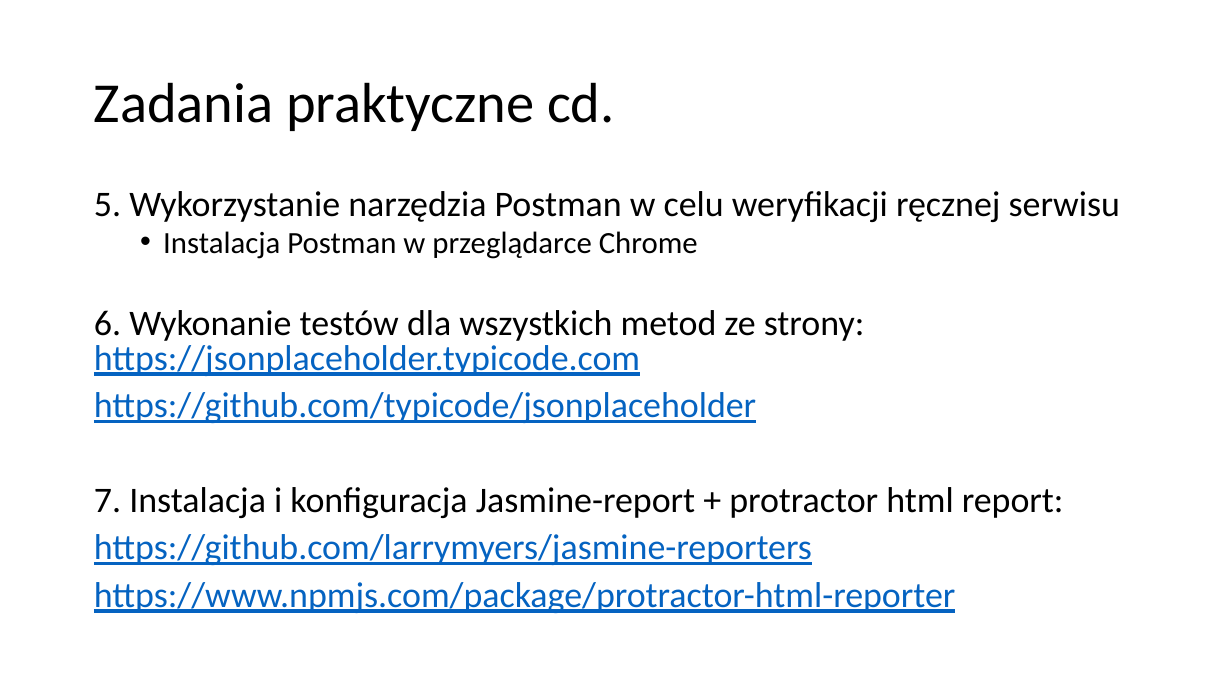
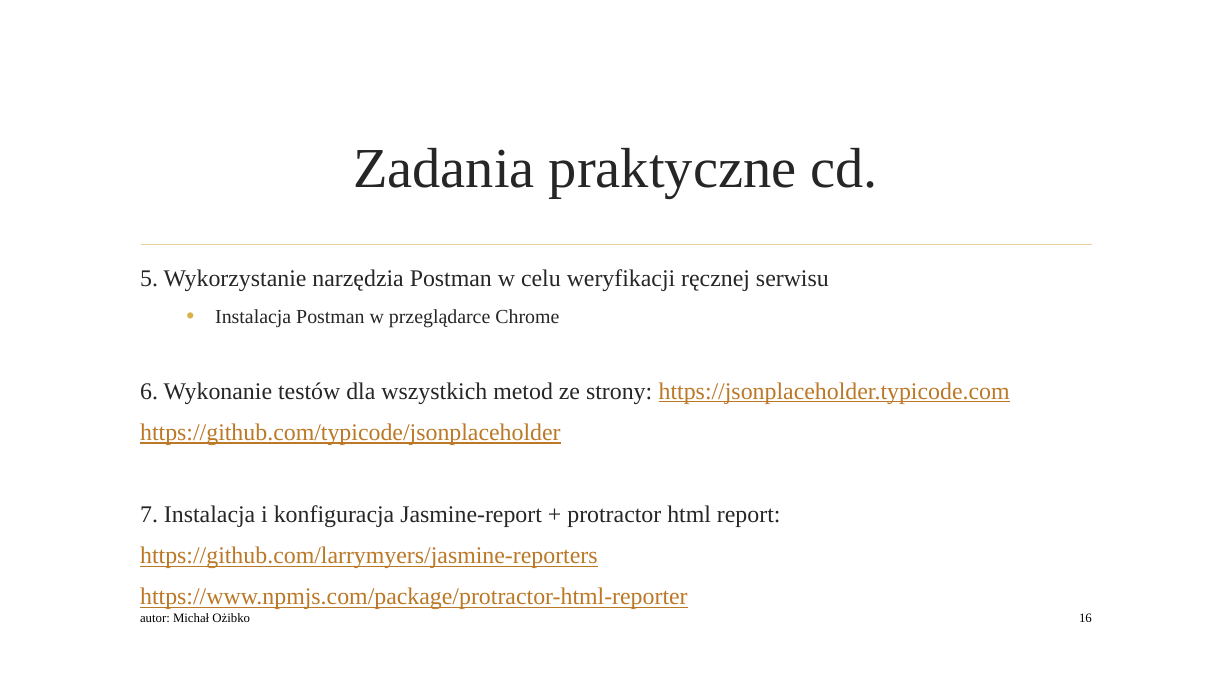
Before and after one commit to qadevpl/repo, a slide deck: slide 16 of JSRestApi/WarsztatQA.pptx. Drawn at 1232x693 pixels with LibreOffice and Linux fonts; fonts in the diff are those of the drawing; background and template pictures are left out. Boxes give left, top, right and bottom in pixels: in the first picture for what was removed or moved away, otherwise in the second. Text is boxed around its words. In the diff, an @@ line names an element or a change of style, - is before the commit and + after.

```diff
--- a/JSRestApi/WarsztatQA.pptx
+++ b/JSRestApi/WarsztatQA.pptx
@@ title "Zadania praktyczne cd.": place and size @@
-title "Zadania praktyczne cd." at <box>94,82,615,131</box>
+title "Zadania praktyczne cd." at <box>353,148,878,198</box>
@@ title "Zadania praktyczne cd." at <box>353,148,878,198</box>: font Calibri to Times New Roman, text colour #000000 to #262626; alignment left to centre; line spacing 0.9 to 1 @@
@@ text "5. Wykorzystanie narzędzia Postman w ...": place and size @@
-text "5. Wykorzystanie narzędzia Postman w ..." at <box>94,191,1120,613</box>
+text "5. Wykorzystanie narzędzia Postman w ..." at <box>140,269,1010,609</box>
@@ text "5. Wykorzystanie narzędzia Postman w ..." at <box>140,269,1010,609</box>: size 28 to 18.6 pt, font Calibri to Times New Roman; text colour #000000 to #262626 in "5. Wykorzystanie narzędzia Postman w celu weryfikacji ...", "Instalacja Postman w przeglądarce Chrome", "6. Wykonanie testów dla wszystkich metod ze ...", "7. Instalacja i konfiguracja Jasmine-report + protractor ..."; size 24 to 15.5 pt in "Instalacja Postman w przeglądarce Chrome"; text colour #0563C1 to #BB7826 in "https://jsonplaceholder.typicode.com", "https://github.com/typicode/jsonplaceholder", "https://github.com/larrymyers/jasmine-reporters", "https://www.npmjs.com/package/protractor-html-reporter"; line spacing 0.8 to 1; indent changed; more space between paragraphs @@
@@ line added from (141, 245) to (1092, 245), #E8D191 1.25 pt @@
@@ text added at <box>140,613,250,622</box>, 10 pt, text #000000 @@
+autor: Michał Ożibko
@@ page number added at <box>1079,613,1092,622</box>, 10 pt, text #000000 @@
+16
```
Also in this commit, not shown: 15 other slides changed, 1 slide added, 1 slide removed.
